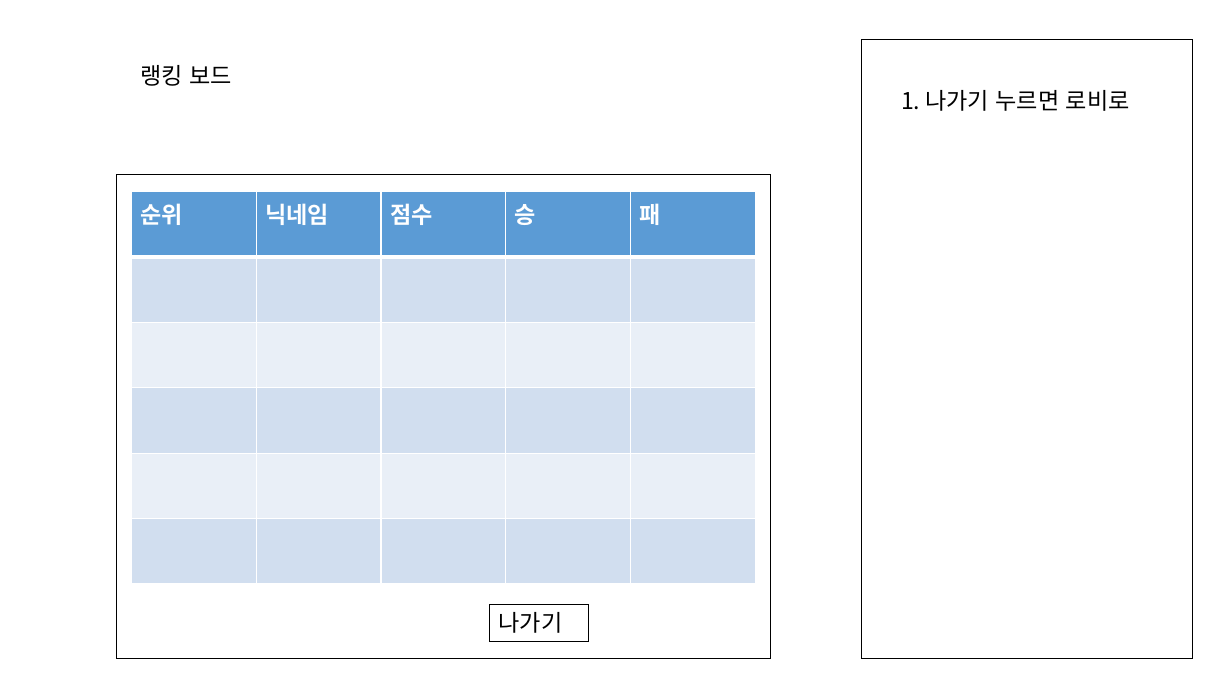
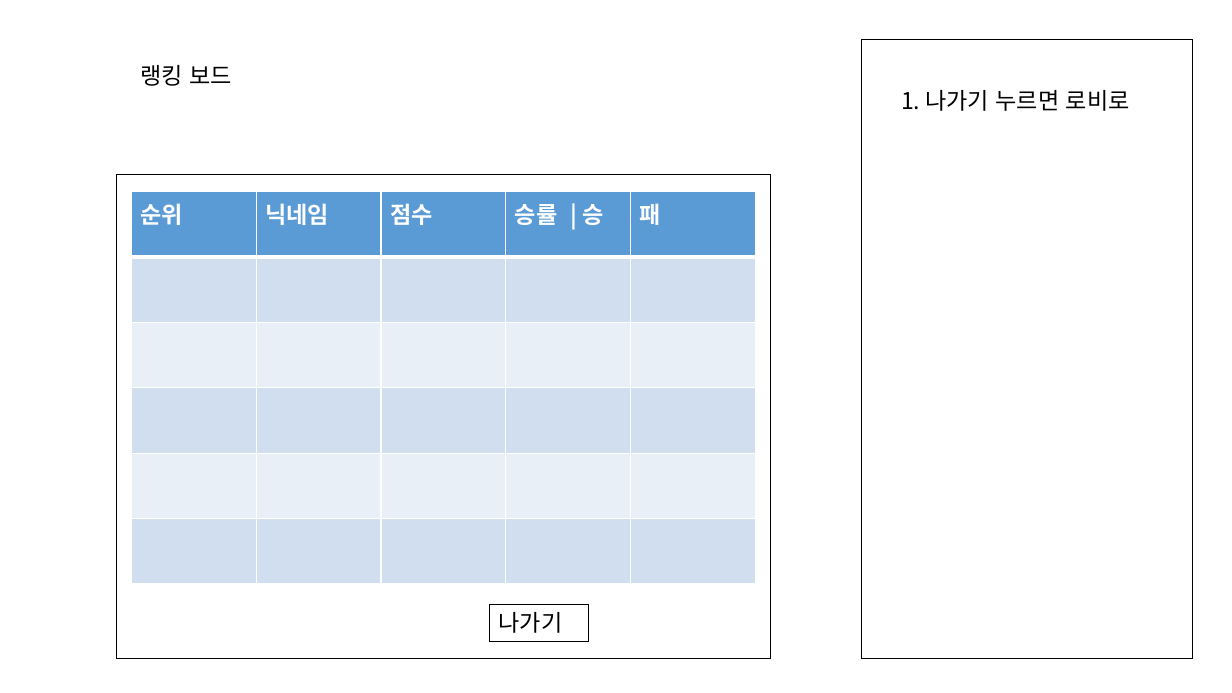
Before and after one commit to Hernameis/rockSissorsPaper_Online, a slide deck: slide 7 of StoryBoard.pptx. Drawn at 1232x693 pixels with LibreOffice and Linux fonts; fonts in the diff are those of the drawing. Boxes give left, top, right and bottom in pixels: in the first picture for what was removed or moved away, otherwise in the second. Text is boxed around its words. In the diff, an @@ line names an element or a change of style, - is before the commit and + after.

```diff
--- a/StoryBoard.pptx
+++ b/StoryBoard.pptx
@@ table at (131,192,755,584) @@
-row 1, column 4: 승
+row 1, column 4: 승률 | 승
```
Also in this commit, not shown: 2 other slides changed, 17 other files.
